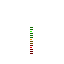
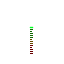
Layers edited between the first and the second (64, 64) image:
painted on "Layer 1" over [30, 31, 32, 48]
